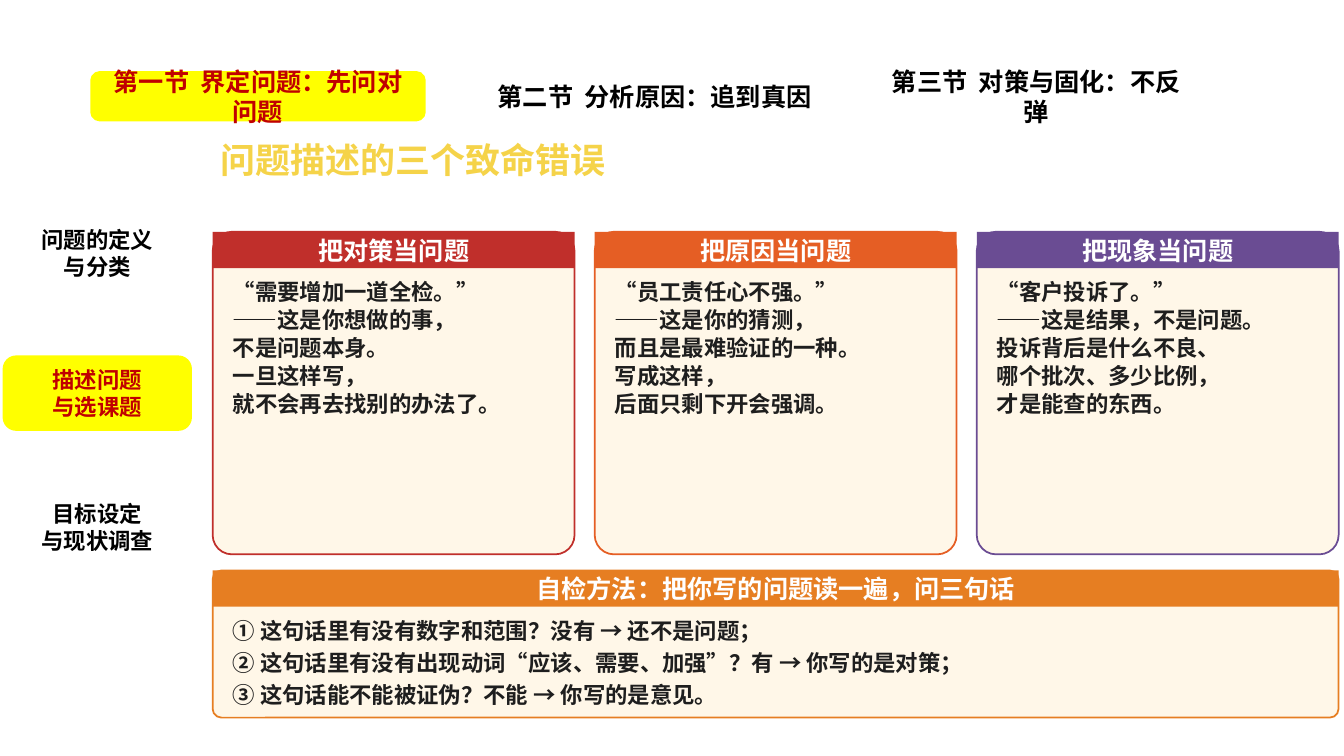
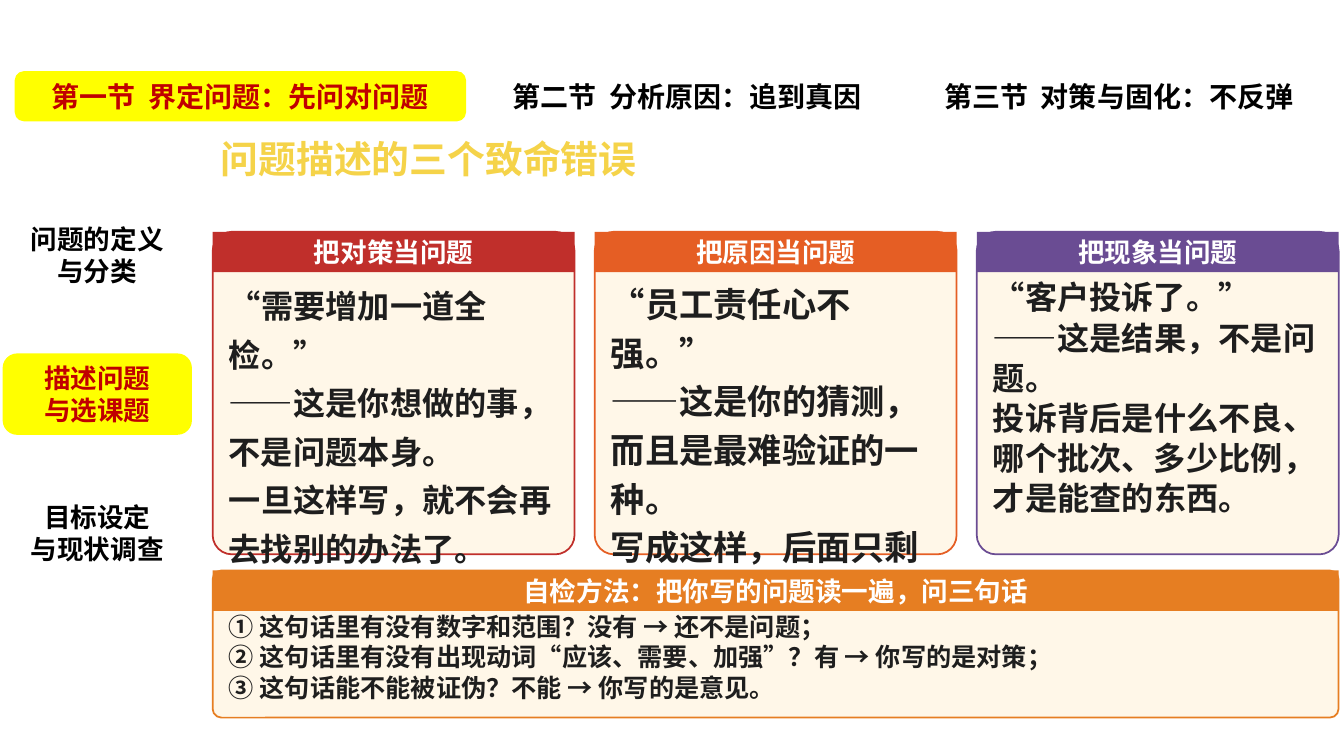
Before and after one commit to caixinyu2017-star/xixi, a slide deck: slide 9 of 管理技能课-问题分析与解决.pptx. Drawn at 1344x756 pixels with LibreOffice and Linux fonts; fonts in the diff are those of the drawing; background and template pictures are left out. Boxes give left, top, right and bottom in pixels: in the first picture for what was removed or moved away, otherwise in the second. Text is boxed around its words. In the diff, an @@ line names an element or a change of style, - is before the commit and + after.

```diff
--- a/管理技能课-问题分析与解决.pptx
+++ b/管理技能课-问题分析与解决.pptx
@@ text "问题分析与解决" moved from (x1=30, y1=0, x2=1311, y2=68) to (x1=10, y1=0, x2=1334, y2=68) @@
@@ text "问题分析与解决" at (x1=10, y1=0, x2=1334, y2=68): size 26 to 28 pt; alignment left to centre @@
@@ rounded rectangle "第一节 界定问题：先问对问题" resized from (x1=92, y1=73, x2=424, y2=120) to (x1=16, y1=73, x2=465, y2=120) @@
@@ rounded rectangle "第二节 分析原因：追到真因" resized from (x1=465, y1=73, x2=845, y2=120) to (x1=479, y1=73, x2=896, y2=120) @@
@@ size 18 to 20 pt in 3 elements at (x1=479, y1=73, x2=896, y2=120), (x1=16, y1=73, x2=465, y2=120), (x1=910, y1=73, x2=1328, y2=120) @@
@@ rounded rectangle "第三节 对策与固化：不反弹" resized from (x1=876, y1=73, x2=1197, y2=120) to (x1=910, y1=73, x2=1328, y2=120) @@
@@ text "问题描述的三个致命错误" at (x1=221, y1=140, x2=637, y2=177): size 25 to 27 pt @@
@@ text "这三个错误一犯，后面全白干" rewrapped from (x1=213, y1=184, x2=1339, y2=218) to (x1=229, y1=290, x2=487, y2=321) @@
@@ rounded rectangle "问题的定义" resized from (x1=4, y1=217, x2=191, y2=289) to (x1=4, y1=216, x2=191, y2=294) @@
@@ rectangle "把对策当问题" resized from (x1=213, y1=232, x2=575, y2=268) to (x1=213, y1=232, x2=575, y2=272) @@
@@ rectangle "把原因当问题" resized from (x1=595, y1=232, x2=957, y2=268) to (x1=595, y1=232, x2=957, y2=272) @@
@@ size 18 to 19 pt in 4 elements at (x1=213, y1=571, x2=1339, y2=611), (x1=213, y1=232, x2=575, y2=272), (x1=595, y1=232, x2=957, y2=272), (x1=977, y1=232, x2=1339, y2=272) @@
@@ rectangle "把现象当问题" resized from (x1=977, y1=232, x2=1339, y2=268) to (x1=977, y1=232, x2=1339, y2=272) @@
@@ text at (x1=611, y1=287, x2=919, y2=618): text changed; size 16 to 24.5 pt @@
-“员工责任心不强。”
-——这是你的猜测，
-而且是最难验证的一种。
-写成这样，
-后面只剩下开会强调。
+“员工责任心不强。”
+——这是你的猜测，而且是最难验证的一种。
+写成这样，后面只剩下开会强调。
@@ text at (x1=993, y1=281, x2=1315, y2=513): text changed; size 16 to 23 pt @@
-“客户投诉了。”
-——这是结果，不是问题。
-投诉背后是什么不良、
-哪个批次、多少比例，
-才是能查的东西。
+“客户投诉了。”
+——这是结果，不是问题。
+投诉背后是什么不良、哪个批次、多少比例，才是能查的东西。
@@ rounded rectangle "描述问题" resized from (x1=4, y1=357, x2=191, y2=430) to (x1=4, y1=355, x2=191, y2=434) @@
@@ text at (x1=229, y1=339, x2=551, y2=570): text changed; size 16 to 23 pt @@
-“需要增加一道全检。”
-——这是你想做的事，
-不是问题本身。
-一旦这样写，
-就不会再去找别的办法了。
+“需要增加一道全检。”
+——这是你想做的事，不是问题本身。
+一旦这样写，就不会再去找别的办法了。
@@ size 16 to 19 pt in 3 elements at (x1=4, y1=355, x2=191, y2=434), (x1=4, y1=216, x2=191, y2=294), (x1=4, y1=494, x2=191, y2=573) @@
@@ rounded rectangle "目标设定" resized from (x1=4, y1=491, x2=191, y2=564) to (x1=4, y1=494, x2=191, y2=573) @@
@@ rectangle "自检方法：把你写的问题读一遍，问三句话" resized from (x1=213, y1=571, x2=1339, y2=607) to (x1=213, y1=571, x2=1339, y2=611) @@
@@ text "① 这句话里有没有数字和范围？没有 → 还不是问题；" at (x1=229, y1=610, x2=1052, y2=700): size 16 to 18 pt; line spacing 1.04 to 0.88 @@
```
Also in this commit, not shown: 59 other slides changed, 28 other files.
